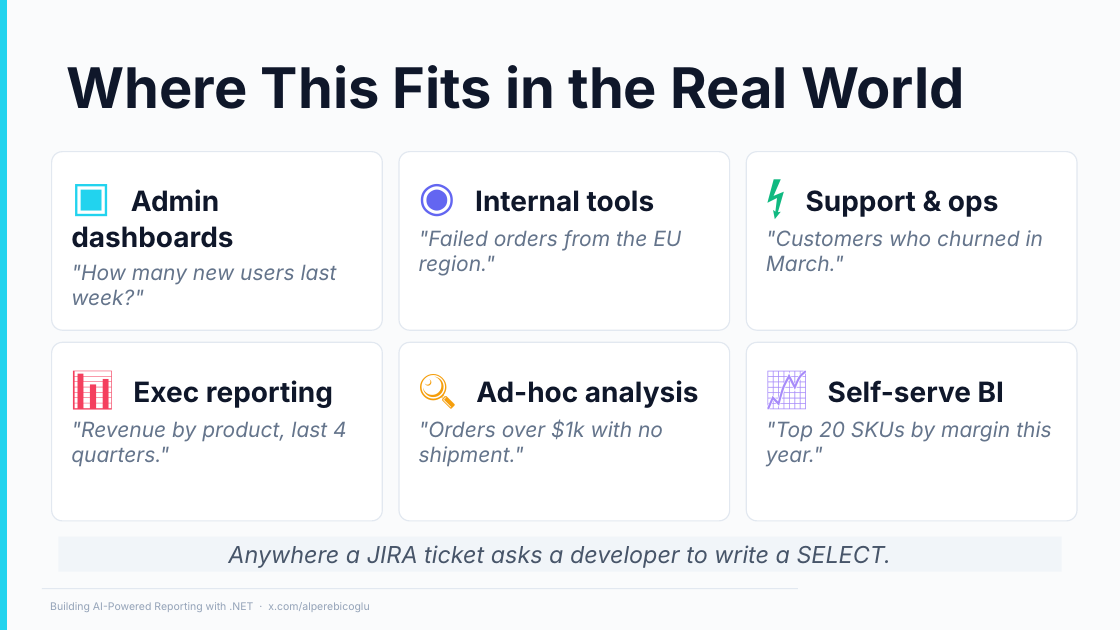
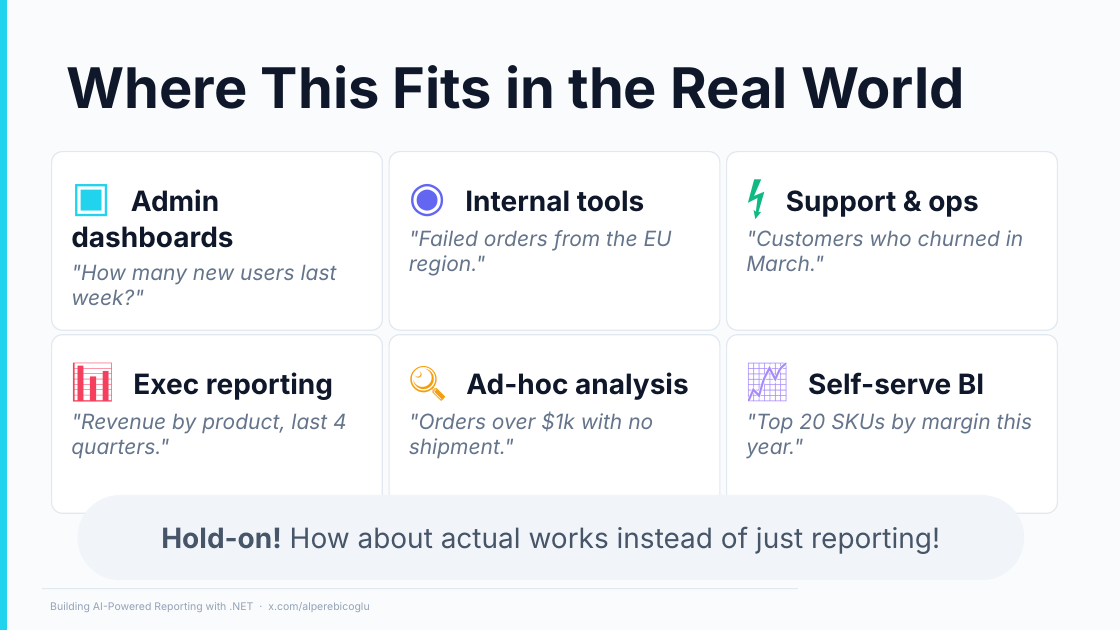
Before and after one commit to ebicoglu/chat-with-your-data-conference, a slide deck: slide 18 of Presentation.pptx. Drawn at 1120x630 pixels with LibreOffice and Linux fonts; fonts in the diff are those of the drawing; background and template pictures are left out. Boxes give left, top, right and bottom in pixels: in the first picture for what was removed or moved away, otherwise in the second. Text is boxed around its words. In the diff, an @@ line names an element or a change of style, - is before the commit and + after.

```diff
--- a/Presentation.pptx
+++ b/Presentation.pptx
@@ rounded rectangle "◉ Internal tools" moved from (x1=399, y1=152, x2=730, y2=331) to (x1=389, y1=152, x2=720, y2=331) @@
@@ rounded rectangle "⚡ Support & ops" moved from (x1=746, y1=152, x2=1077, y2=331) to (x1=727, y1=152, x2=1058, y2=331) @@
@@ rounded rectangle "📊 Exec reporting" moved from (x1=52, y1=343, x2=383, y2=522) to (x1=52, y1=334, x2=383, y2=513) @@
@@ rounded rectangle "🔍 Ad-hoc analysis" moved from (x1=399, y1=343, x2=730, y2=522) to (x1=389, y1=334, x2=720, y2=513) @@
@@ rounded rectangle "📈 Self-serve BI" moved from (x1=746, y1=343, x2=1077, y2=522) to (x1=727, y1=334, x2=1058, y2=513) @@
@@ rounded rectangle added at (x1=77, y1=495, x2=1024, y2=580), fill #F1F5F9, 24 pt, text #475569 @@
+Hold-on! How about actual works instead of just reporting!
@@ rectangle removed at (x1=58, y1=537, x2=1061, y2=572) @@
-Anywhere a JIRA ticket asks a developer to write a SELECT.
```
Also in this commit, not shown: 12 other slides changed.
